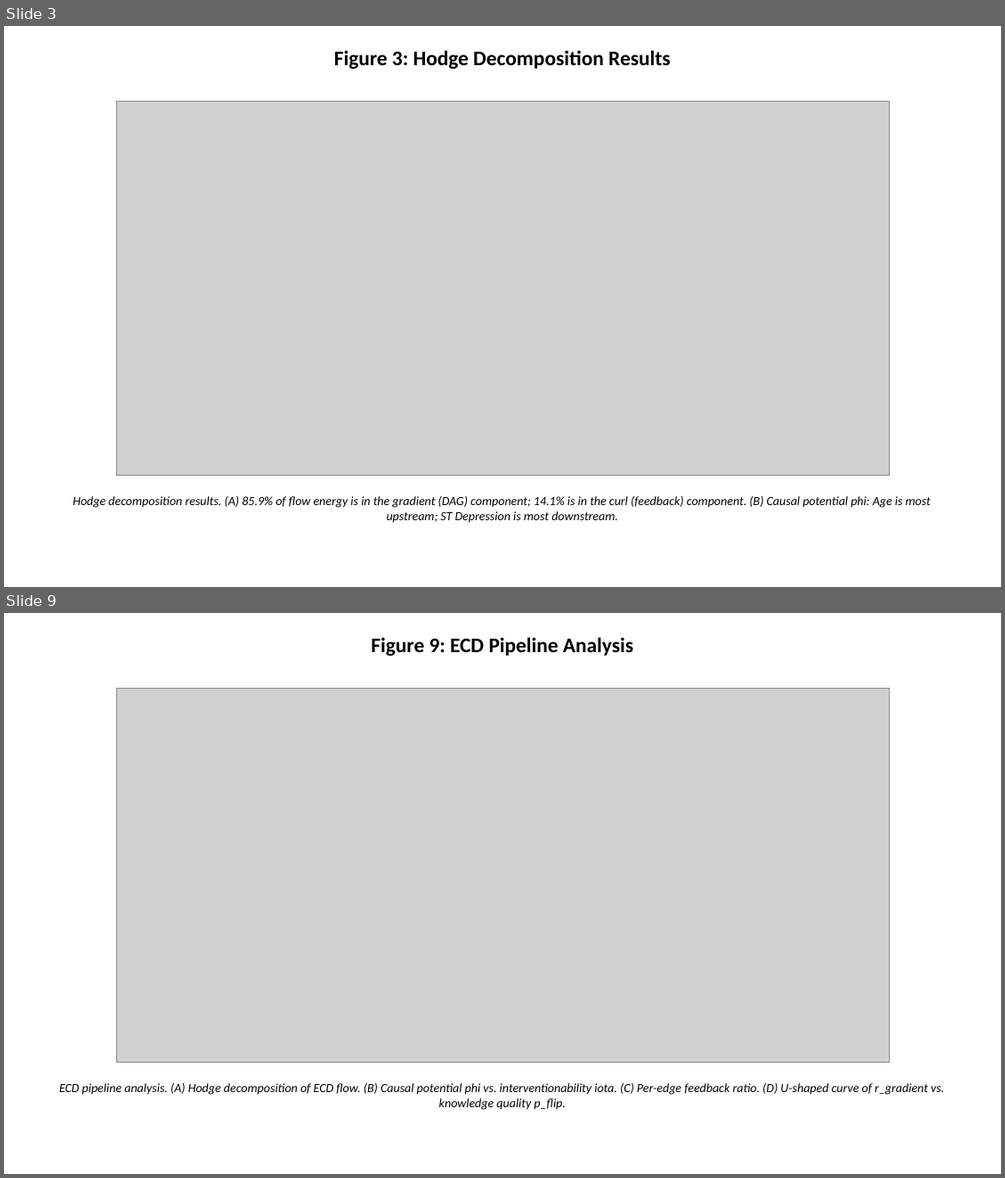
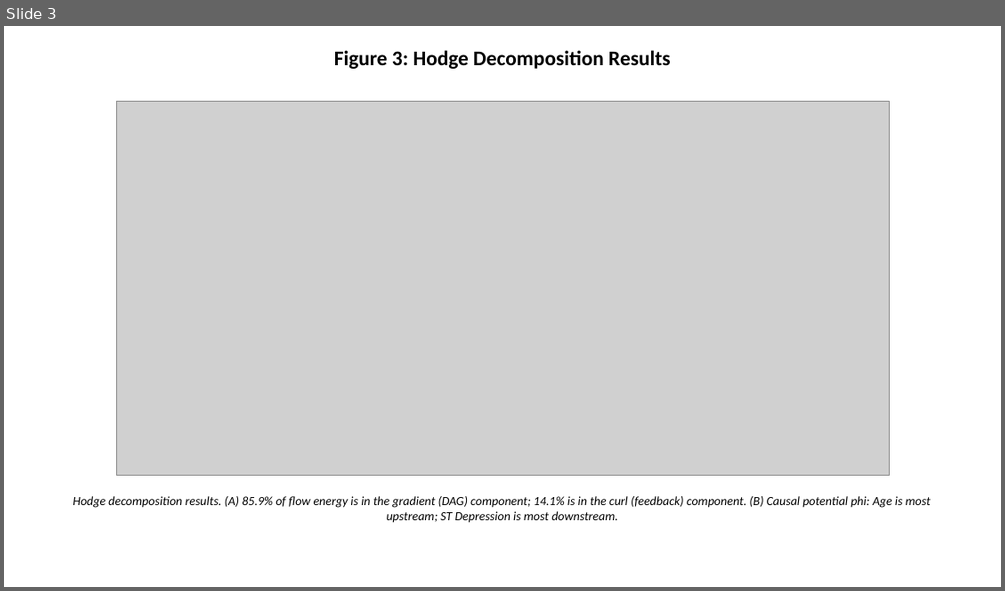
Before and after one commit to bougtoir/kotha-rct-decomposition, a slide deck: spectral-causality-jmlr/spectral_causality_figures.pptx. Shown one above the other, each under a label of ours: slides 3 and 9 before the commit, slide 3 after it; the slides between them are not shown. The pictures are 1005x1178 and 1005x591 pixels, drawn with LibreOffice and Linux fonts; fonts in the diff are those of the drawing; grey boxes stand for pictures. Boxes give left, top, right and bottom in pixels: in the first picture for what was removed or moved away, otherwise in the second. Text is boxed around its words. In the diff, an @@ line names an element or a change of style, - is before the commit and + after.

```diff
--- a/spectral-causality-jmlr/spectral_causality_figures.pptx
+++ b/spectral-causality-jmlr/spectral_causality_figures.pptx
@@ slide 9 removed at box(4, 613, 1001, 1174), background #FFFFFF @@
@@ text removed at box(371, 637, 633, 656) @@
-Figure 9: ECD Pipeline Analysis
@@ picture removed at box(116, 688, 889, 1062) @@
@@ text removed at box(59, 1083, 944, 1110) @@
-ECD pipeline analysis. (A) Hodge decomposition of ECD flow. (B) Causal potential phi vs. interventionability iota. (C) Per-edge feedback ratio. (D) U-shaped curve of r_gradient vs. knowledge quality p_flip.
```
Also in this commit, not shown: 2 slides changed, 4 other slides removed, 9 other files.
